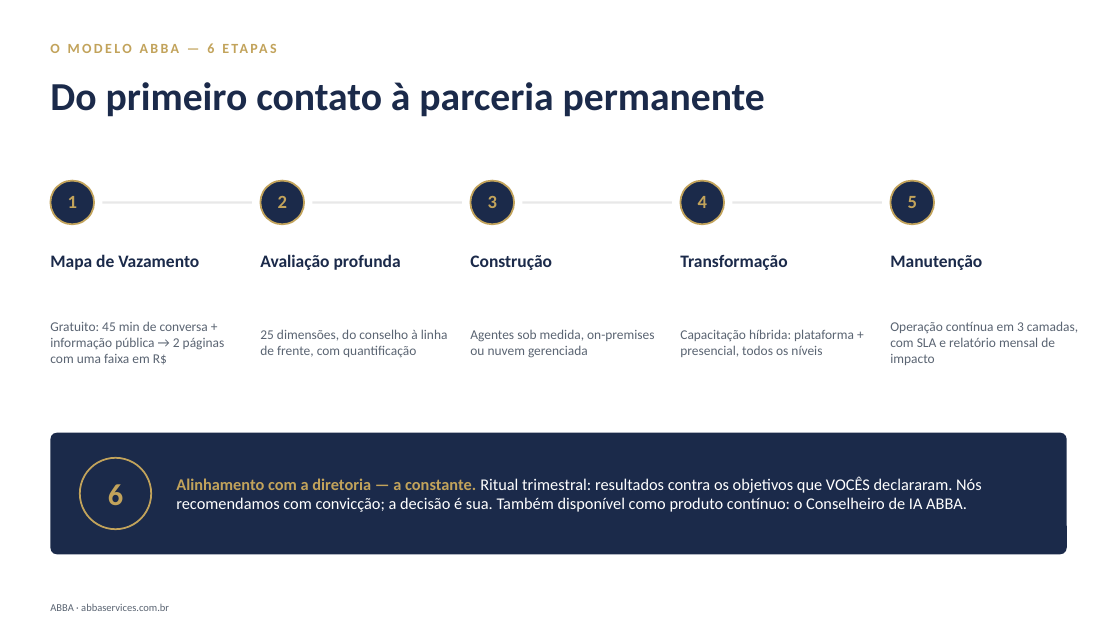
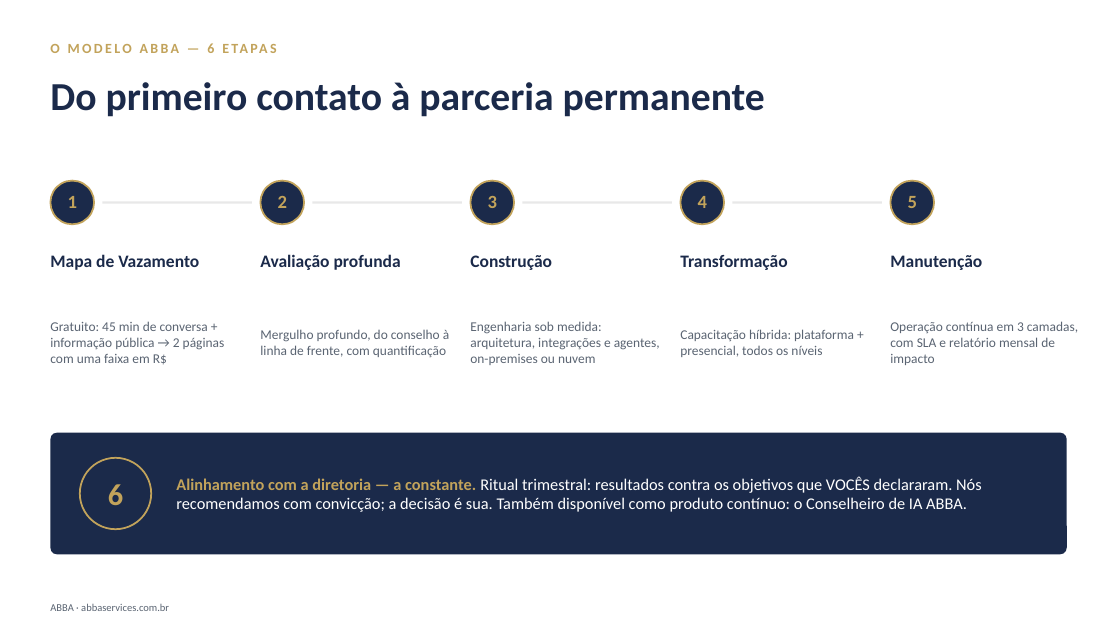
Before and after one commit to DanielMoraesCoca/abba-ops, a slide deck: slide 5 of 08-materiais/modelos/abba-deck-institucional.pptx. Drawn at 1120x630 pixels with LibreOffice and Linux fonts; fonts in the diff are those of the drawing. Boxes give left, top, right and bottom in pixels: in the first picture for what was removed or moved away, otherwise in the second. Text is boxed around its words. In the diff, an @@ line names an element or a change of style, - is before the commit and + after.

```diff
--- a/08-materiais/modelos/abba-deck-institucional.pptx
+++ b/08-materiais/modelos/abba-deck-institucional.pptx
@@ text at <box>260,329,449,357</box>: text changed @@
-25 dimensões, do conselho à linha de frente, com quantificação
+Mergulho profundo, do conselho à linha de frente, com quantificação
@@ text at <box>470,321,660,365</box>: text changed @@
-Agentes sob medida, on-premises ou nuvem gerenciada
+Engenharia sob medida: arquitetura, integrações e agentes, on-premises ou nuvem
```
Also in this commit, not shown: 3 other slides changed, 9 other files.
